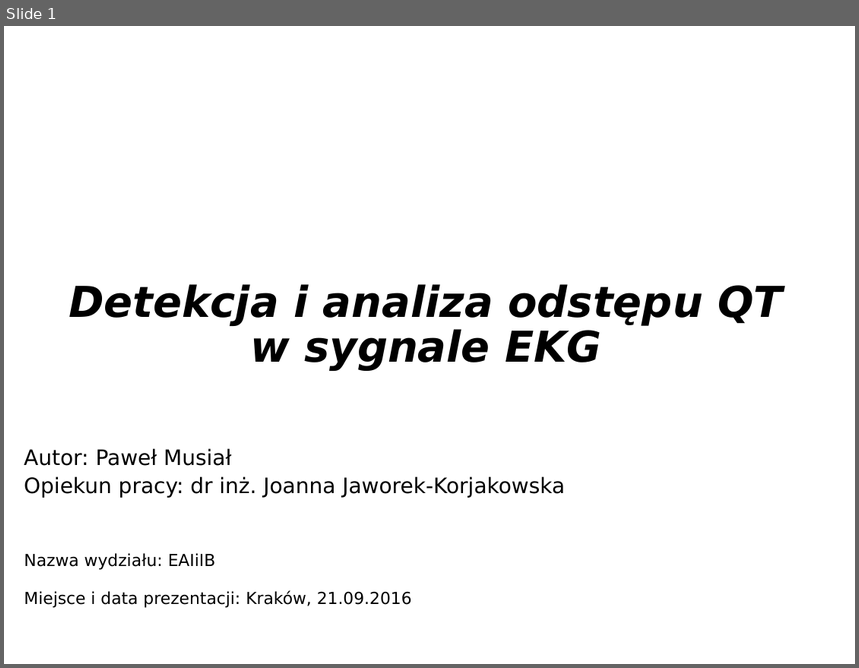
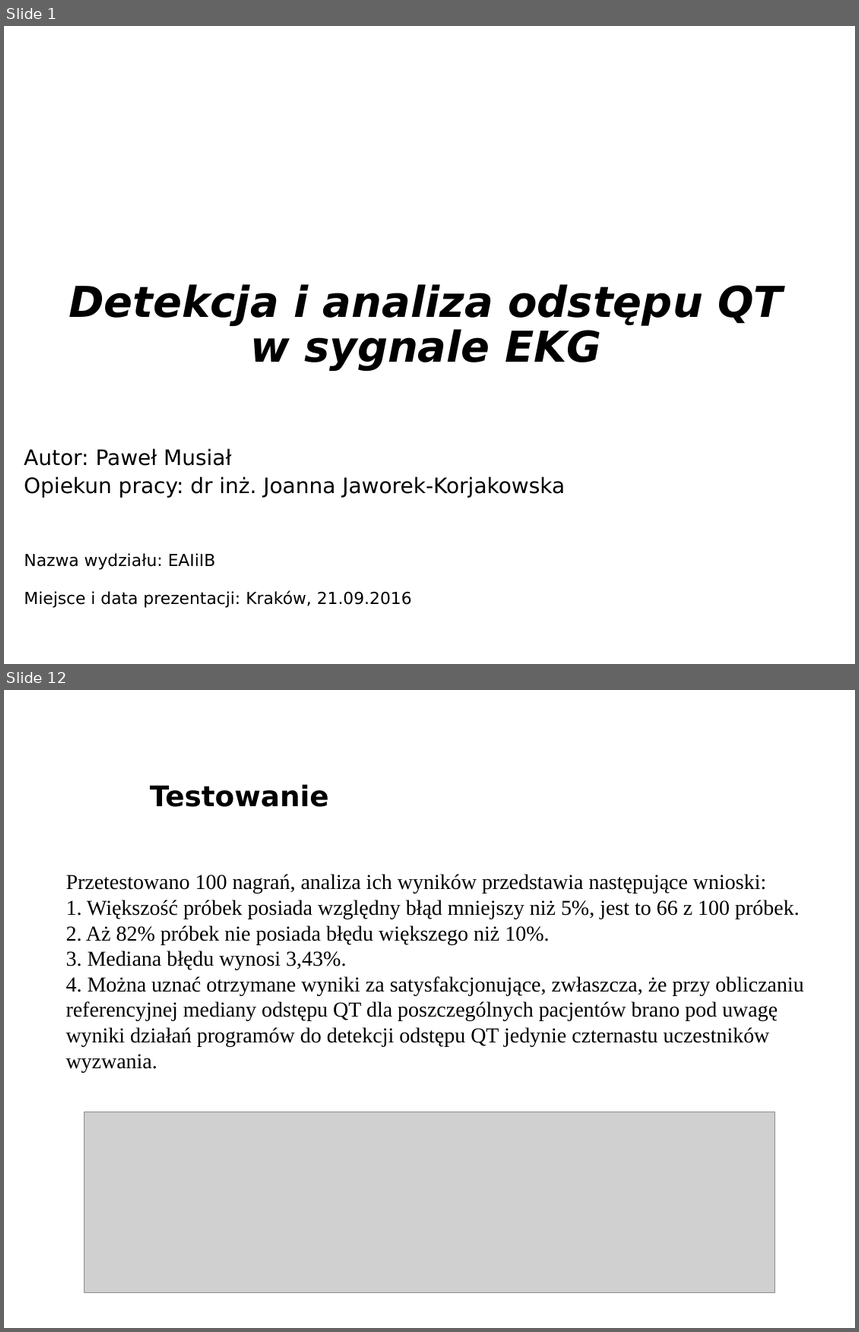
Before and after one commit to pawcio16m/MasterThesis_QTIntervalsCalc, a slide deck: PrezentacjaMagisterska.odp. Shown one above the other, each under a label of ours: slide 1 before the commit, slides 1 and 12 after it; the slides between them are not shown. The pictures are 859x668 and 859x1332 pixels, drawn with LibreOffice and Linux fonts; fonts in the diff are those of the drawing; grey boxes stand for pictures; background and template pictures are left out. Boxes give left, top, right and bottom in pixels: in the first picture for what was removed or moved away, otherwise in the second. Text is boxed around its words. In the diff, an @@ line names an element or a change of style, - is before the commit and + after.

```diff
--- a/PrezentacjaMagisterska.odp
+++ b/PrezentacjaMagisterska.odp
@@ slide 12 added at [4, 690, 855, 1328], background picture (left out) @@
@@ title added at [150, 784, 329, 807], 24 pt, text #000000, bold @@
+Testowanie
@@ text added at [66, 874, 804, 1072], 18 pt, text #000000 @@
+Przetestowano 100 nagrań, analiza ich wyników przedstawia następujące wnioski:
+1. Większość próbek posiada względny błąd mniejszy niż 5%, jest to 66 z 100 próbek.
+2. Aż 82% próbek nie posiada błędu większego niż 10%.
+3. Mediana błędu wynosi 3,43%.
+4. Można uznać otrzymane wyniki za satysfakcjonujące, zwłaszcza, że przy obliczaniu referencyjnej mediany odstępu QT dla poszczególnych pacjentów brano pod uwagę wyniki działań programów do detekcji odstępu QT jedynie czternastu uczestników wyzwania.
@@ picture added at [84, 1113, 775, 1293] @@
@@ text added at [715, 1306, 855, 1328], 11 pt, text #FFFFFF, bold @@
+www.agh.edu.pl
```
Also in this commit, not shown: 8 slides changed, 4 other slides added.
